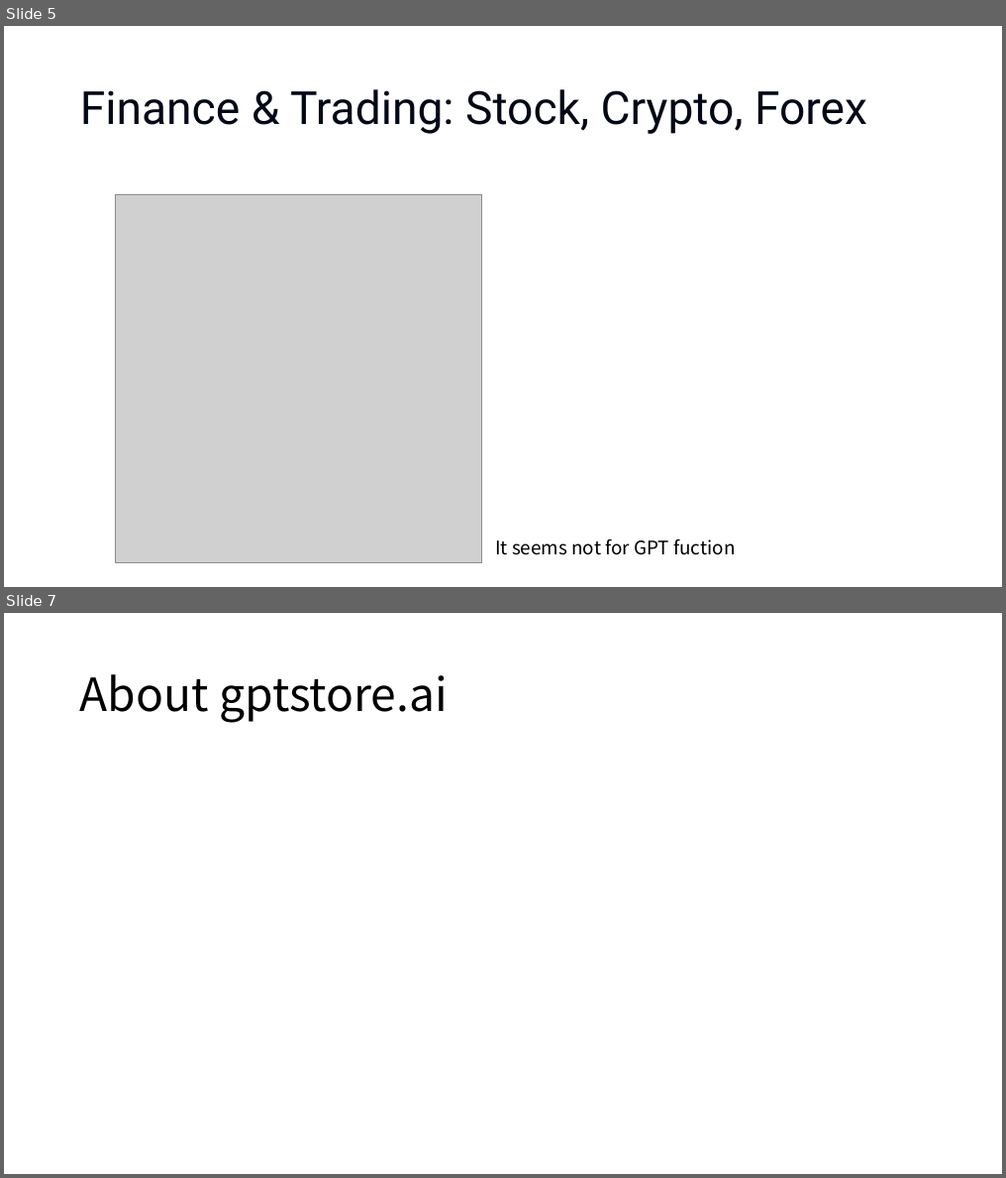
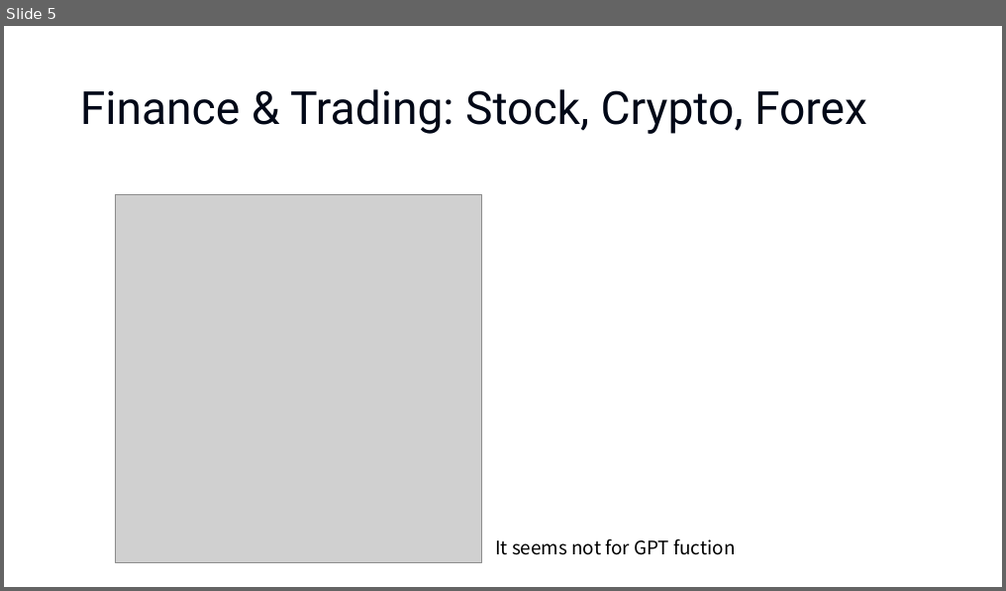
Before and after one commit to 926kaul/2024summer_IndividualStudy, a slide deck: 9주차/[0820] GPTs’ actions and Schema.pptx. Shown one above the other, each under a label of ours: slides 5 and 7 before the commit, slide 5 after it; the slides between them are not shown. The pictures are 1006x1178 and 1006x591 pixels, drawn with LibreOffice and Linux fonts; fonts in the diff are those of the drawing; grey boxes stand for pictures. Boxes give left, top, right and bottom in pixels: in the first picture for what was removed or moved away, otherwise in the second. Text is boxed around its words. In the diff, an @@ line names an element or a change of style, - is before the commit and + after.

```diff
--- a/9주차/[0820] GPTs’ actions and Schema.pptx
+++ b/9주차/[0820] GPTs’ actions and Schema.pptx
@@ slide 7 removed at bbox=[4, 613, 1002, 1174], background #FFFFFF @@
@@ title removed at bbox=[80, 674, 448, 723] @@
-About gptstore.ai
```
Also in this commit, not shown: 3 slides changed, 5 slides added.
